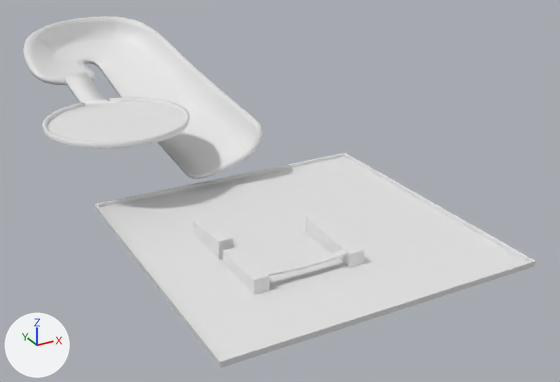
Two versions of the Blender file Content/Geometry/Stage.blend, one commit apart.
Rendered twice from a camera (50 mm lens) standing at (-62.4, -211.9, 72.5) and looking at (42.6, -21.0, -23.0). The axes (+X, +Y, +Z) are drawn at lower left. The lights are the same throughout.
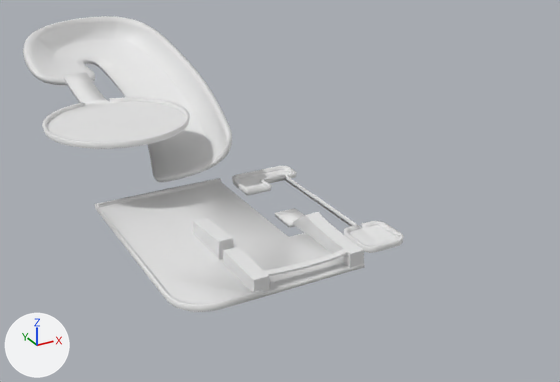
Commit message: Stage done

Edits to the bpy script that builds the scene:
```text
Change me_plane:
    used by ob_plane; location = (19.3, 49.3, -0.6)
    remove me_plane.from_pydata(...)  # 30 vertices, 18 faces; spans x -31.3..19.7, y -64.2..39.8, z -15.8..13.7
    add me_plane.from_pydata(...)  # 30 vertices, 18 faces; spans x -31.3..19.9, y -66.5..39.8, z -15.8..13.7
    me_plane part 1: 13 of 30 vertices moved; they spanned x -2.5..19.7, y -64.2..22.3, z -15.8..6.0 and now span x -13.3..19.9, y -66.5..22.9, z -15.8..6.0; mean shift (-5.0, -1.2, 0.0); largest move (19.7, -64.2, -2.7) -> (8.0, -66.5, -2.7)
Change me_plane_001:
    used by ob_plane_001; location = (30.9, -52.5, -20.8)
    remove me_plane_001.from_pydata(...)  # 8 vertices, 5 faces; spans x -41.9..41.9, y -41.9..41.9, z 0.0..1.0
    add me_plane_001.from_pydata(...)  # 159 vertices, 86 faces; spans x -41.9..21.8, y -22.0..41.9, z 0.0..1.0
    me_plane_001 part 2: a new loose piece of 124 vertices spanning x 0.6..21.8, y -16.6..41.9, z 0.0..1.0
    me_plane_001 part 3
    6 vertices are removed from x -41.9..41.9, y -41.9..41.9, z 0.0..1.0
    5 faces are deleted
    21 vertices are added at x -41.9..7.2, y -22.0..41.9, z 0.0
    12 new vertices lie (0.0, 0.0, 1.0) away from vertices in x -41.9..-3.3, y -22.0..41.9, z 0.0
    18 new faces join them
    me_plane_001 part 4: the surface is now shaded smooth
```

What differs and where, as boxes (x1, y1, x2, y2) in the pictures (560 x 382 px; the box of a moved part takes in the faces that stretch with it):
'Plane.001', reshaped (30% narrower, 32% shorter)
    before: (94, 153, 536, 368)
    after: (94, 166, 404, 312)
'Plane', reshaped (13% narrower)
    before: (23, 16, 263, 179)
    after: (23, 16, 232, 182)
part 1 of me_plane, moved or reshaped
    before: (96, 57, 263, 179)
    after: (96, 57, 232, 182)
part 2 of me_plane_001, added
    after: (232, 166, 404, 253)
part 3 of me_plane_001, built on
    before: (99, 153, 536, 368)
    after: (99, 178, 365, 312)
